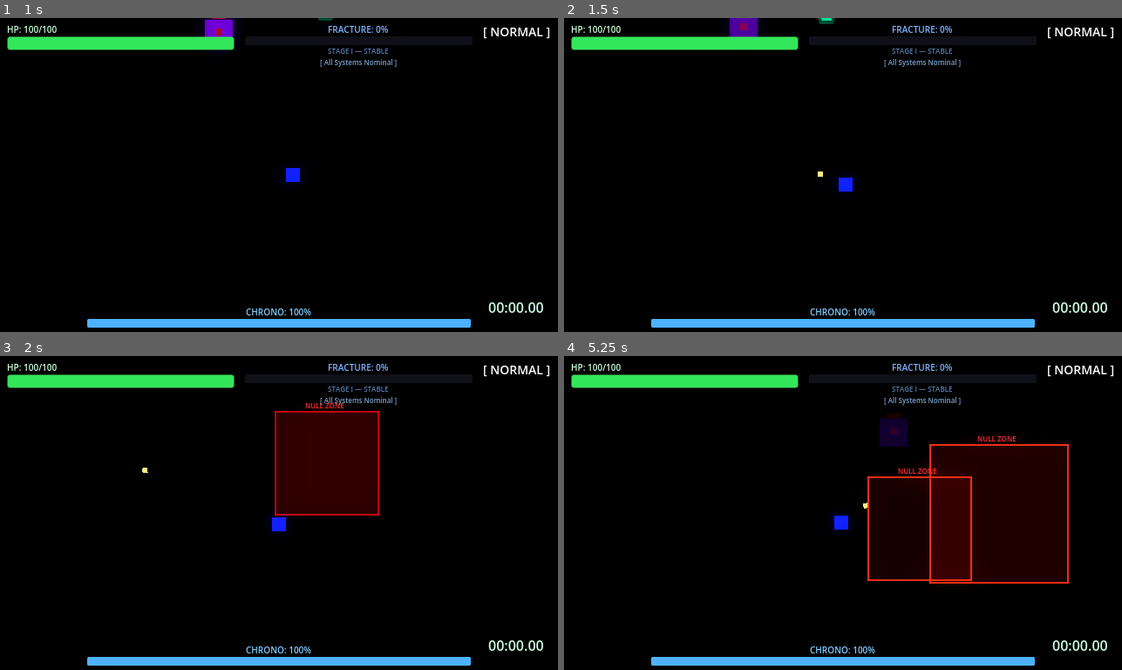
Above: before the commit, frames 1-4 (two rows, left to right).
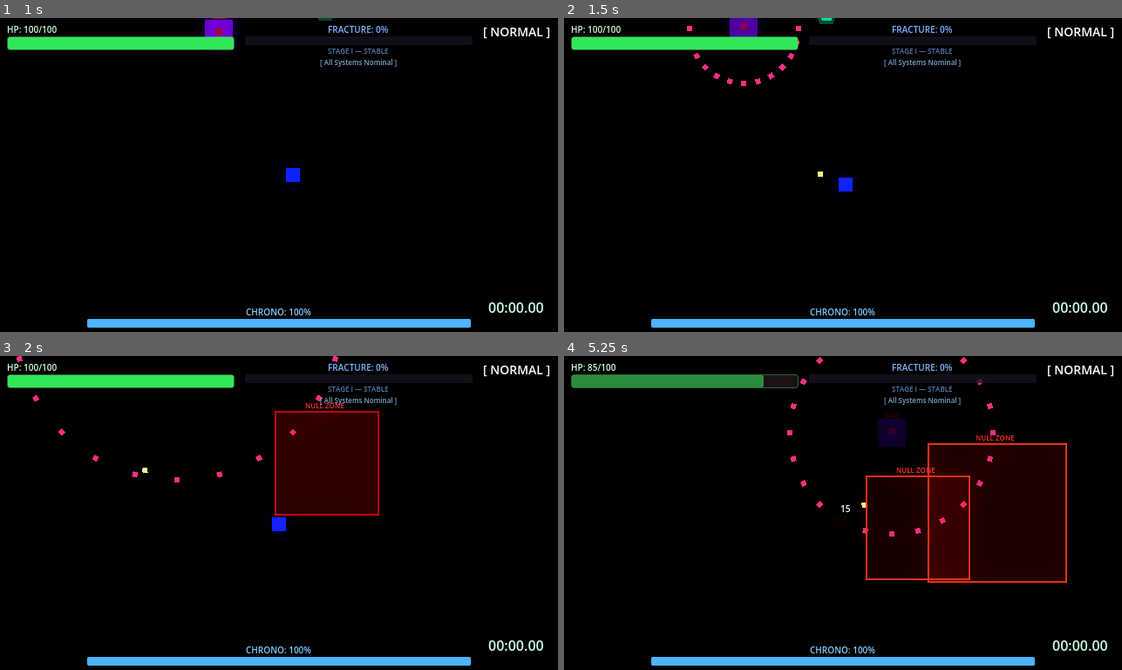
Above: after the commit, the same moments.

Repository: scarf-y/Polychron
Game: Godot game, scene res://scenes/levels/boss_room.tscn
Two runs of this game, one before a commit and one after it. Both use one fixed random seed, a clock stepped at 60 frames per second and the inputs below. This scene is started directly instead of the project's main scene.
Inputs (mouse positions are in pixels of both pictures, inside the frame that each line leads up to):
- Up to frame 1 (1 s): move the mouse to (401, 159) at 0.52 s; hold D (move_right) from 0.53 s (still down); tap Q (dash) at 0.6 s
- Up to frame 2 (1.5 s): move the mouse to (731, 190) at 1.27 s; release D (move_right) at 1.28 s; hold S (move_down) from 1.28 s (still down); click (731, 190) at 1.35 s
- Up to frame 3 (2 s): keep holding S (move_down)
- Up to frame 4 (5.25 s): move the mouse to (898, 443) at 2.02 s; release S (move_down) at 2.03 s; hold D (move_right) 2.03-2.78 s; tap one key every 0.75 s from 2.1 s: E (time_erase) Shift (time_slow) Space (time_stop) Q (dash); move the mouse to (815, 575) at 2.77 s; hold W (move_up) 2.78-3.53 s; move the mouse to (1010, 560) at 3.52 s; hold A (move_left) 3.53-5.03 s; move the mouse to (675, 465) at 4.27 s; move the mouse to (870, 513) at 5.02 s; hold S (move_down) from 5.03 s (still down); click (870, 513) at 5.1 s

Frame 1 is identical in both runs. In frame 2, 0.2% of the frame differs, in the area x 22-43%, y 2-22%; in frame 3, 0.2%; in frame 4, 3.8%, in the area x 1-91%, y 0-73%.
Error before the commit: Invalid assignment of property or key 'speed' with value of type 'float' on a base object of type 'Area2D (bullet.gd)'. (res://scripts/time_warden.gd:176)

Commit message:
fix: correct bullet property assignment during boss spread shot

Diff:
--- a/scripts/time_warden.gd
+++ b/scripts/time_warden.gd
@@ -172,8 +172,7 @@
 	for i in SPREAD_COUNT:
 		var b: Node2D = bullet_scene.instantiate()
 		b.global_position = global_position
-		b.direction = Vector2.RIGHT.rotated(i * angle_step)
-		b.speed = 100.0
+		b.setup(Vector2.RIGHT.rotated(i * angle_step), true)
 		if "modulate" in b:
 			b.modulate = Color(1.0, 0.2, 1.0)
 		get_tree().current_scene.add_child(b)
